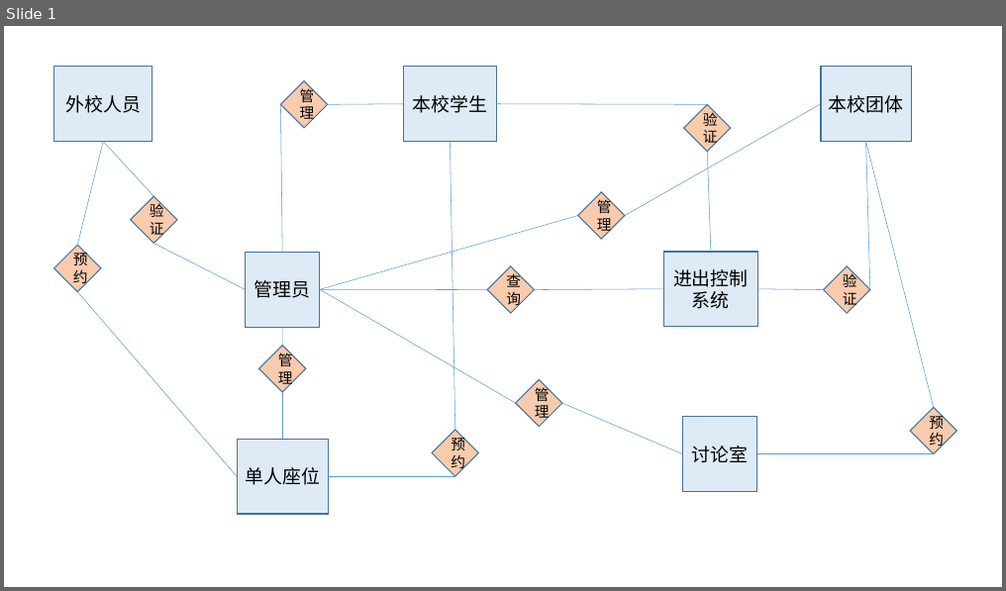
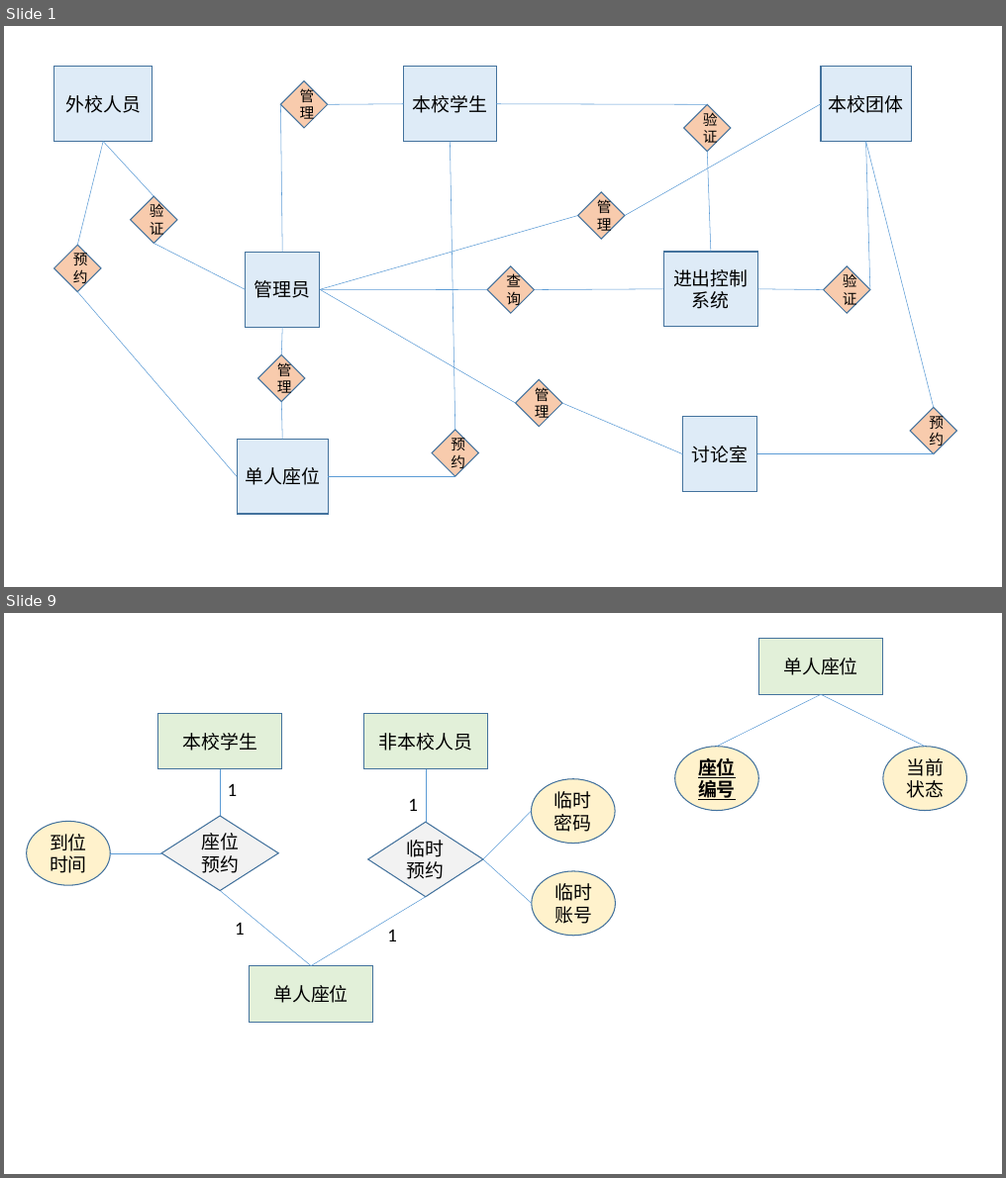
Before and after one commit to KatnissY/Database_BUAA, a slide deck: ours/E-R图初稿.pptx. Shown one above the other, each under a label of ours: slide 1 before the commit, slides 1 and 9 after it; the slides between them are not shown. The pictures are 1006x591 and 1006x1178 pixels, drawn with LibreOffice and Linux fonts; fonts in the diff are those of the drawing. Boxes give left, top, right and bottom in pixels: in the first picture for what was removed or moved away, otherwise in the second. Text is boxed around its words. In the diff, an @@ line names an element or a change of style, - is before the commit and + after.

```diff
--- a/ours/E-R图初稿.pptx
+++ b/ours/E-R图初稿.pptx
@@ slide 9 added at box(4, 613, 1002, 1174), background #FFFFFF @@
@@ rectangle added at box(758, 639, 883, 694), fill #E2F0D9, outline #43739E 1 pt, 18 pt, text #000000 @@
+单人座位
@@ line added from (717, 747) to (821, 694), #5B9BD5 0.5 pt @@
@@ line added from (925, 747) to (821, 694), #5B9BD5 0.5 pt @@
@@ rectangle added at box(158, 713, 282, 769), fill #E2F0D9, outline #43739E 1 pt, 18 pt, text #000000 @@
+本校学生
@@ rectangle added at box(363, 713, 487, 769), fill #E2F0D9, outline #43739E 1 pt, 18 pt, text #000000 @@
+非本校人员
@@ ellipse added at box(675, 747, 758, 811), fill #FFF2CC, outline #43739E 1 pt, 18 pt, text #000000, bold, underline @@
+座位编号
@@ ellipse added at box(883, 747, 966, 811), fill #FFF2CC, outline #43739E 1 pt, 18 pt, text #000000 @@
+当前状态
@@ line added from (221, 769) to (221, 816), #5B9BD5 0.5 pt @@
@@ text added at box(228, 784, 238, 796), 18 pt, text #000000 @@
+1
@@ line added from (426, 769) to (426, 822), #5B9BD5 0.5 pt @@
@@ ellipse added at box(531, 779, 615, 844), fill #FFF2CC, outline #43739E 1 pt, 18 pt, text #000000 @@
+临时密码
@@ diamond added at box(161, 816, 278, 891), fill #F2F2F2, outline #43739E 1 pt, 18 pt, text #000000 @@
+座位预约
@@ text added at box(408, 799, 418, 811), 18 pt, text #000000 @@
+1
@@ line added from (483, 860) to (531, 811), #5B9BD5 0.5 pt @@
@@ ellipse added at box(27, 821, 110, 885), fill #FFF2CC, outline #43739E 1 pt, 18 pt, text #000000 @@
+到位时间
@@ diamond added at box(368, 822, 483, 897), fill #F2F2F2, outline #43739E 1 pt, 18 pt, text #000000 @@
+临时预约
@@ line added from (161, 854) to (110, 854), #5B9BD5 0.5 pt @@
@@ line added from (483, 860) to (532, 903), #5B9BD5 0.5 pt @@
@@ ellipse added at box(532, 871, 616, 936), fill #FFF2CC, outline #43739E 1 pt, 18 pt, text #000000 @@
+临时账号
@@ line added from (221, 891) to (311, 966), #5B9BD5 0.5 pt @@
@@ line added from (426, 897) to (311, 966), #5B9BD5 0.5 pt @@
@@ text added at box(235, 923, 245, 935), 18 pt, text #000000 @@
+1
@@ text added at box(387, 930, 397, 942), 18 pt, text #000000 @@
+1
@@ rectangle added at box(249, 966, 373, 1023), fill #E2F0D9, outline #43739E 1 pt, 18 pt, text #000000 @@
+单人座位
@@ slide 1 changed as well @@
@@ line moved from (282, 327) - (282, 346) to (282, 327) - (282, 356) @@
@@ diamond "管理": place and size @@
-diamond "管理" at box(259, 346, 307, 393)
+diamond "管理" at box(258, 356, 306, 402)
@@ line moved from (282, 392) - (282, 439) to (282, 402) - (282, 439) @@
```
Also in this commit, not shown: 10 other slides added, 1 other file.
